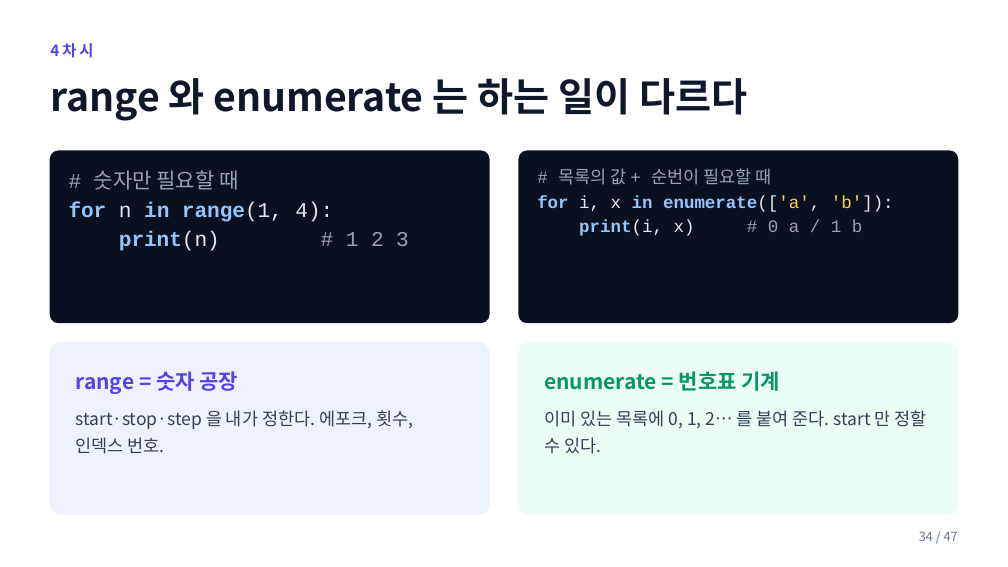
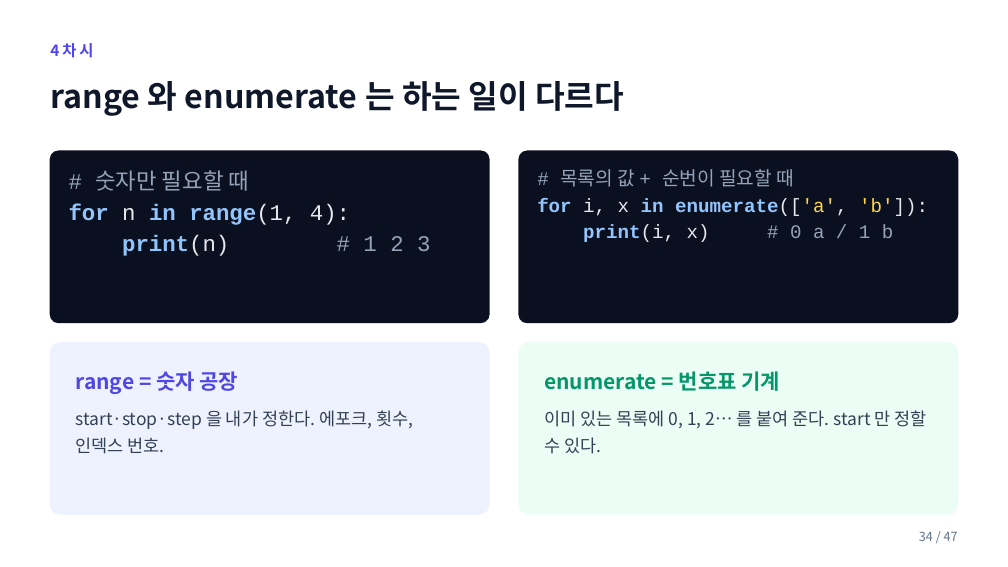
Before and after one commit to ChungChiweon/aice-quest, a slide deck: slide 34 of 강의자료/파이썬기초1_1-5차시.pptx. Drawn at 1008x567 pixels with LibreOffice and Linux fonts; fonts in the diff are those of the drawing. Boxes give left, top, right and bottom in pixels: in the first picture for what was removed or moved away, otherwise in the second. Text is boxed around its words. In the diff, an @@ line names an element or a change of style, - is before the commit and + after.

```diff
--- a/강의자료/파이썬기초1_1-5차시.pptx
+++ b/강의자료/파이썬기초1_1-5차시.pptx
@@ text "range 와 enumerate 는 하는 ..." at (50, 81, 624, 116): size 28 to 23 pt @@
@@ text "# 숫자만 필요할 때" at (69, 170, 430, 256): size 15.1 to 16 pt @@
@@ text "# 목록의 값 + 순번이 ..." at (537, 169, 928, 242): size 12.5 to 13.7 pt @@
```
Also in this commit, not shown: 27 other slides changed, 8 other files.
